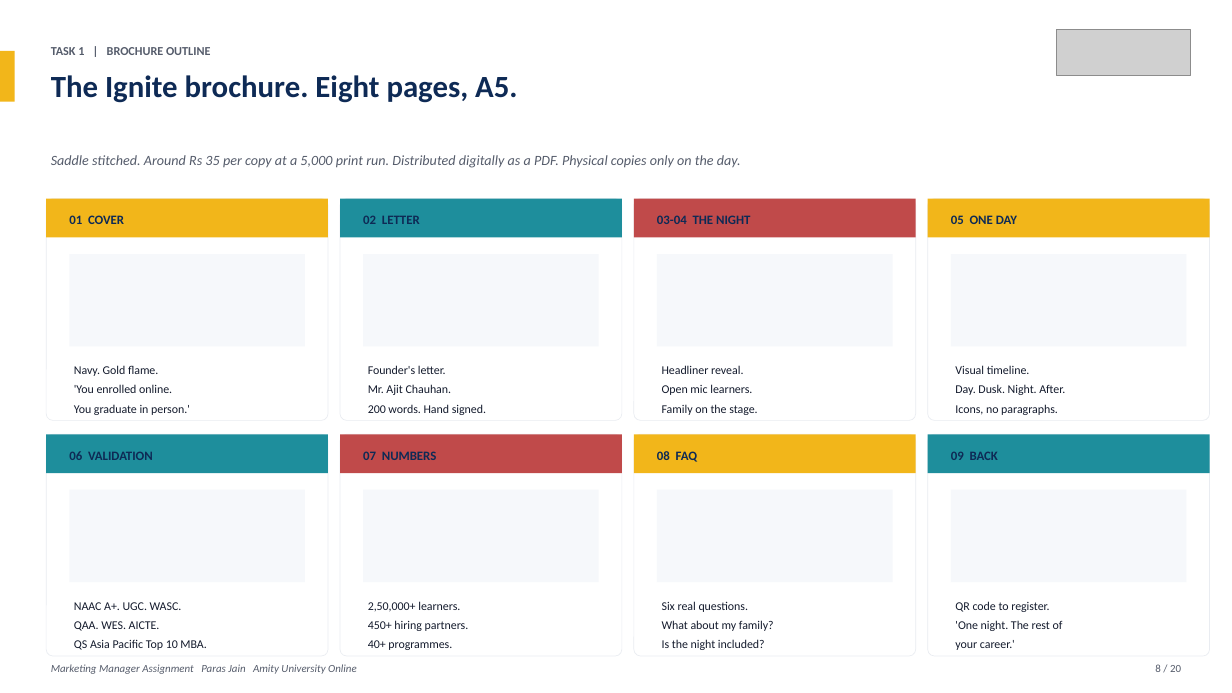
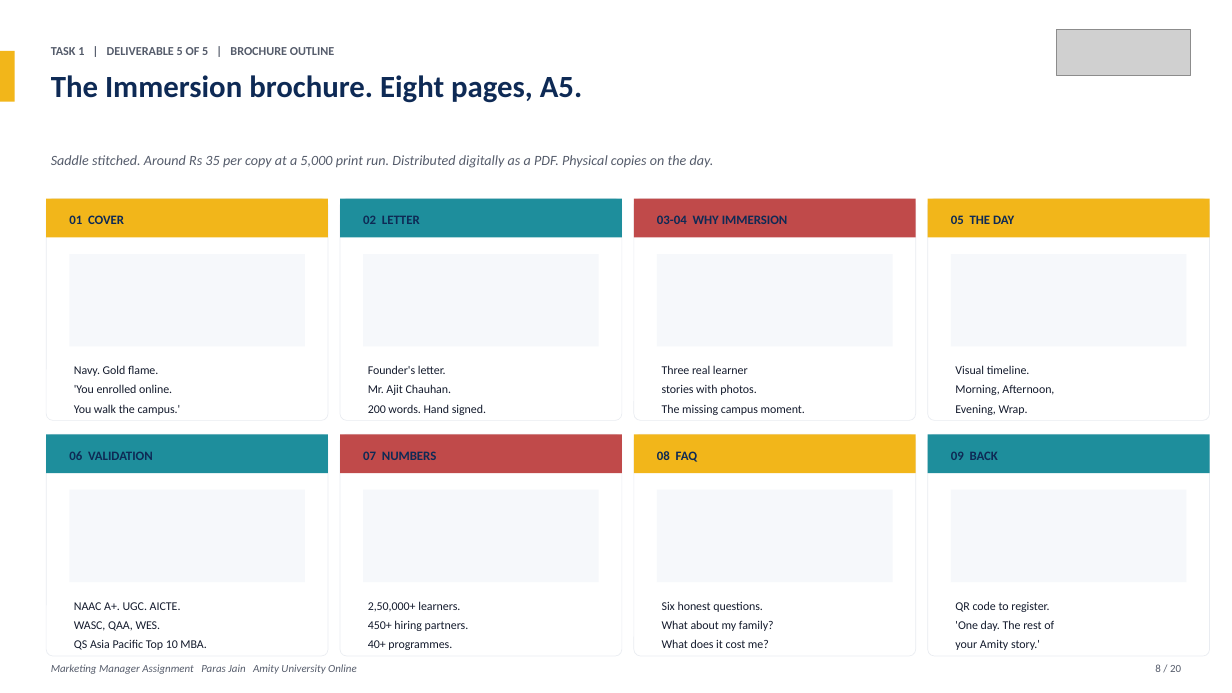
Before and after one commit to parasjain10/amity-marketing-manager-assignment, a slide deck: slide 8 of Amity_Online_Marketing_Manager_Assignment_Paras_Jain.pptx. Drawn at 1232x693 pixels with LibreOffice and Linux fonts; fonts in the diff are those of the drawing; grey boxes stand for pictures. Boxes give left, top, right and bottom in pixels: in the first picture for what was removed or moved away, otherwise in the second. Text is boxed around its words. In the diff, an @@ line names an element or a change of style, - is before the commit and + after.

```diff
--- a/Amity_Online_Marketing_Manager_Assignment_Paras_Jain.pptx
+++ b/Amity_Online_Marketing_Manager_Assignment_Paras_Jain.pptx
@@ text at [51,47,334,55]: text changed @@
-TASK 1 | BROCHURE OUTLINE
+TASK 1 | DELIVERABLE 5 OF 5 | BROCHURE OUTLINE
@@ text at [51,75,582,103]: text changed @@
-The Ignite brochure. Eight pages, A5.
+The Immersion brochure. Eight pages, A5.
@@ text at [51,155,714,168]: text changed @@
-Saddle stitched. Around Rs 35 per copy at a 5,000 print run. Distributed digitally as a PDF. Physical copies only on the day.
+Saddle stitched. Around Rs 35 per copy at a 5,000 print run. Distributed digitally as a PDF. Physical copies on the day.
@@ text at [657,215,788,224]: text changed @@
-03-04 THE NIGHT
+03-04 WHY IMMERSION
@@ text at [951,215,1014,224]: text changed @@
-05 ONE DAY
+05 THE DAY
@@ text at [662,365,805,415]: text changed @@
-Headliner reveal.
-Open mic learners.
-Family on the stage.
+Three real learner
+stories with photos.
+The missing campus moment.
@@ text at [955,385,1054,415]: text changed @@
-Day. Dusk. Night. After.
-Icons, no paragraphs.
+Morning, Afternoon,
+Evening, Wrap.
@@ text at [74,404,181,415]: text changed @@
-You graduate in person.'
+You walk the campus.'
@@ text at [74,602,181,631]: text changed @@
-NAAC A+. UGC. WASC.
-QAA. WES. AICTE.
+NAAC A+. UGC. AICTE.
+WASC, QAA, WES.
@@ text at [662,601,763,612]: text changed @@
-Six real questions.
+Six honest questions.
@@ text at [955,620,1054,650]: text changed @@
-'One night. The rest of
-your career.'
+'One day. The rest of
+your Amity story.'
@@ text at [662,639,769,648]: text changed @@
-Is the night included?
+What does it cost me?
```
Also in this commit, not shown: 12 other slides changed, 4 slides added, 4 slides removed, 1 other file.
